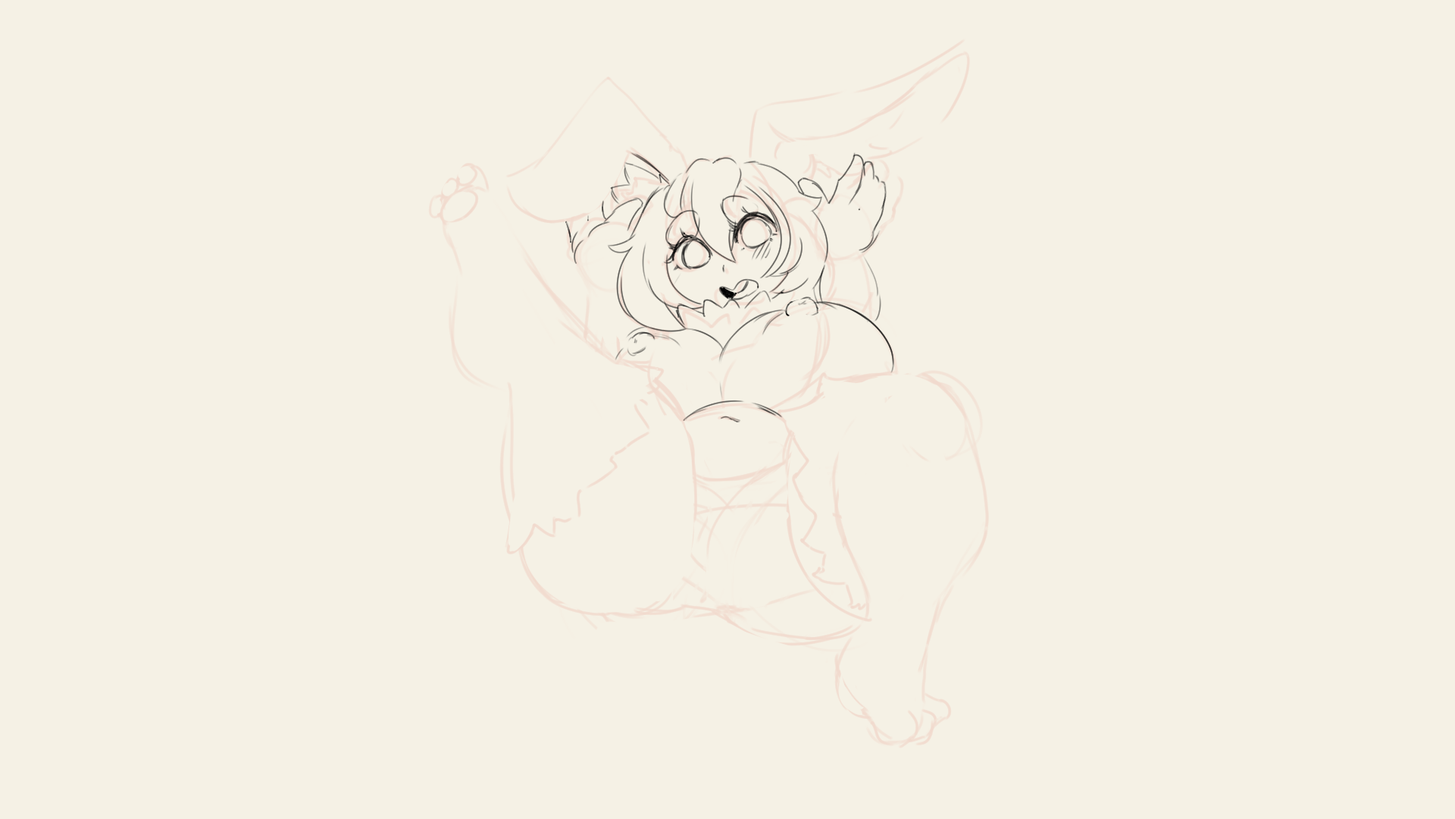
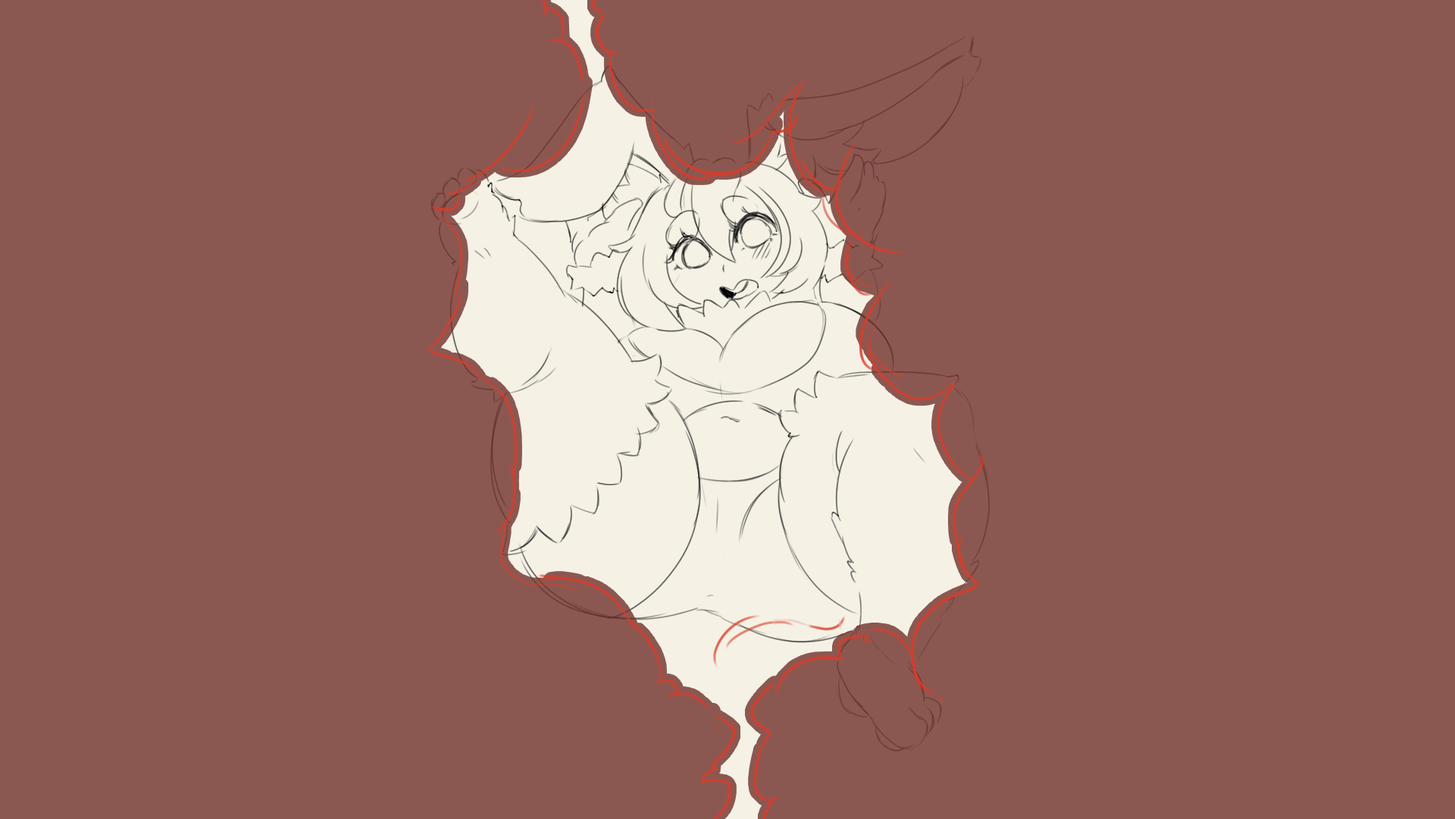
Layered file, before and after one edit (1455x819). Changes by layer:
showed "Layer 4" over [424, 0, 984, 819]
showed "Layer 5" over [0, 0, 1455, 819]
painted on "Layer 2" over [430, 34, 991, 752]
removed layer "Layer 1" (was 13%) from group "I1" over [428, 36, 990, 749]
